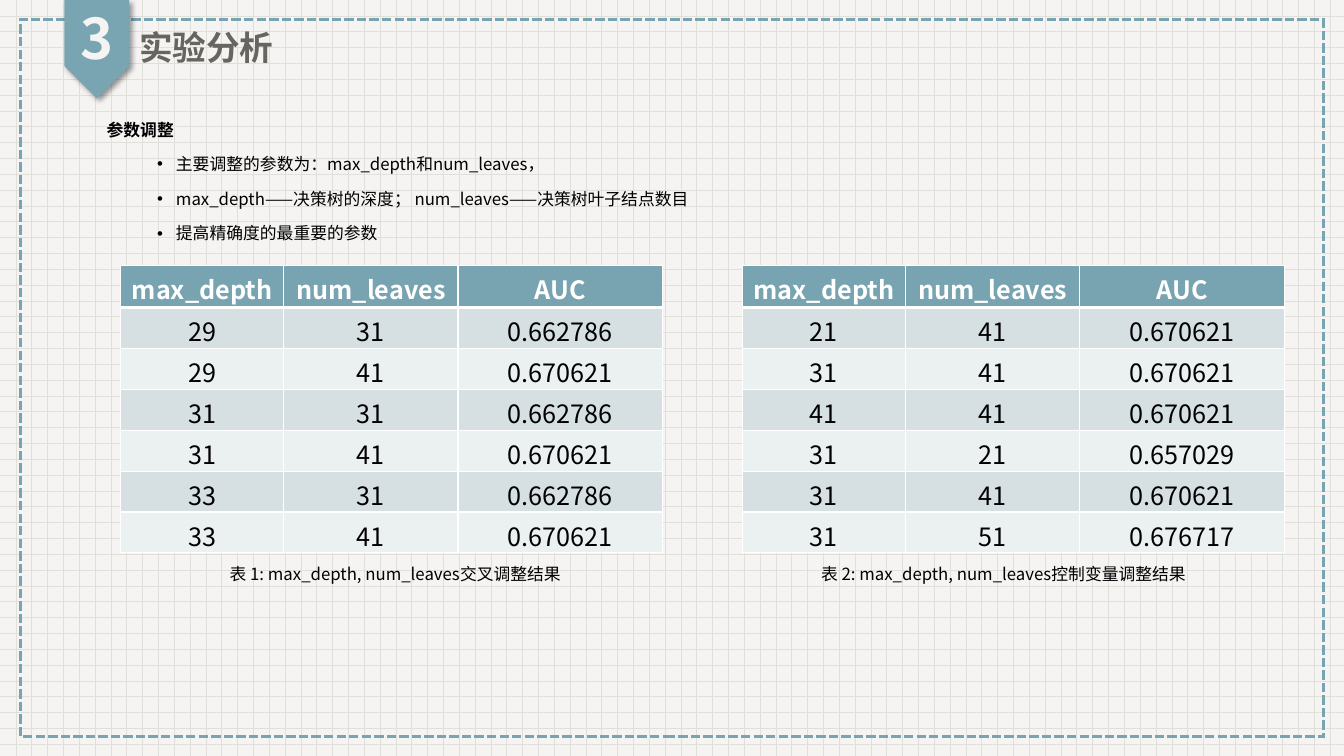
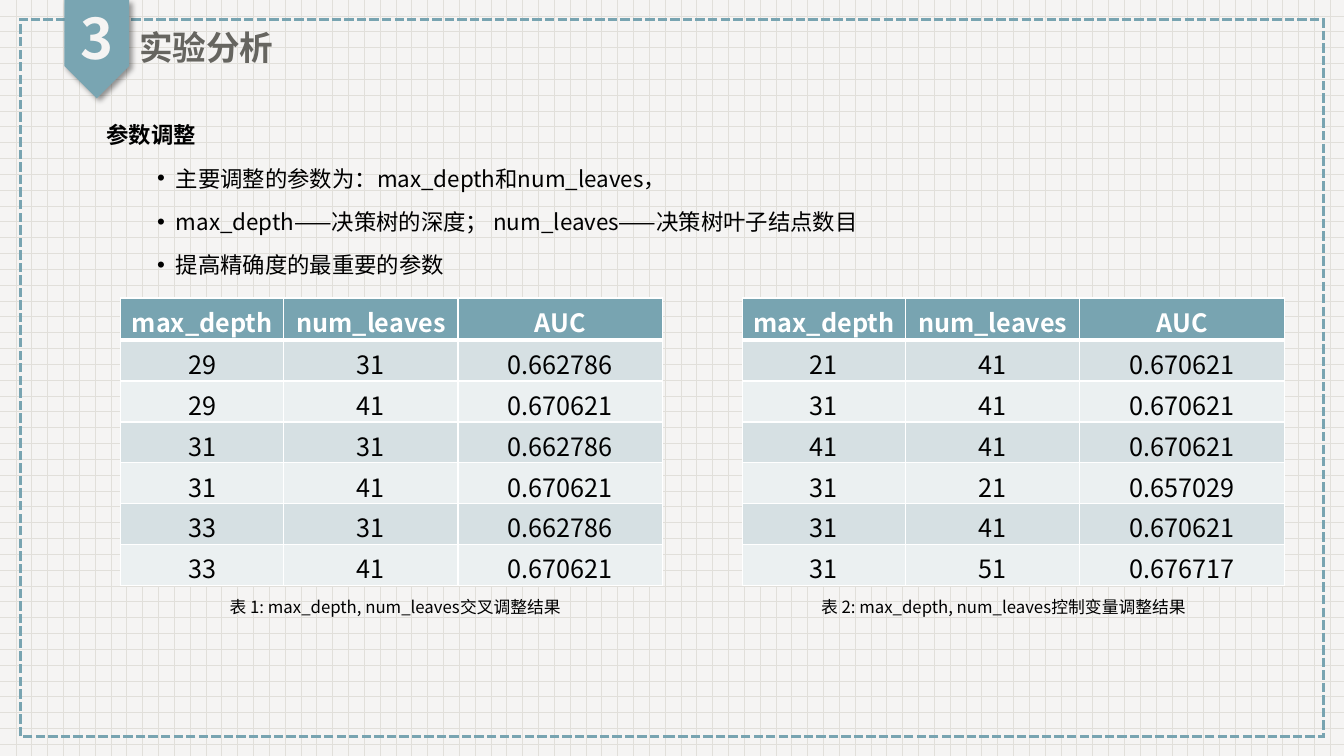
Before and after one commit to HannanKan/DM-Class-Project, a slide deck: slide 11 of resources/ppts/第3次.pptx. Drawn at 1344x756 pixels with LibreOffice and Linux fonts; fonts in the diff are those of the drawing. Boxes give left, top, right and bottom in pixels: in the first picture for what was removed or moved away, otherwise in the second. Text is boxed around its words. In the diff, an @@ line names an element or a change of style, - is before the commit and + after.

```diff
--- a/resources/ppts/第3次.pptx
+++ b/resources/ppts/第3次.pptx
@@ text "参数调整" at (107,124,857,275): size 12 to 16 pt @@
@@ table: place and size @@
-table at (121,265,663,553)
+table at (121,298,663,586)
@@ table: place and size @@
-table at (742,265,1285,553)
+table at (742,298,1285,586)
@@ text "表 1: max_depth, num_leaves交叉调整结果": place and size @@
-text "表 1: max_depth, num_leaves交叉调整结果" at (230,565,560,584)
+text "表 1: max_depth, num_leaves交叉调整结果" at (230,598,560,617)
@@ text "表 2: max_depth, num_leaves控制变量调整结果": place and size @@
-text "表 2: max_depth, num_leaves控制变量调整结果" at (821,565,1186,584)
+text "表 2: max_depth, num_leaves控制变量调整结果" at (821,598,1186,617)
```
Also in this commit, not shown: 7 other slides changed, 46 other files.
